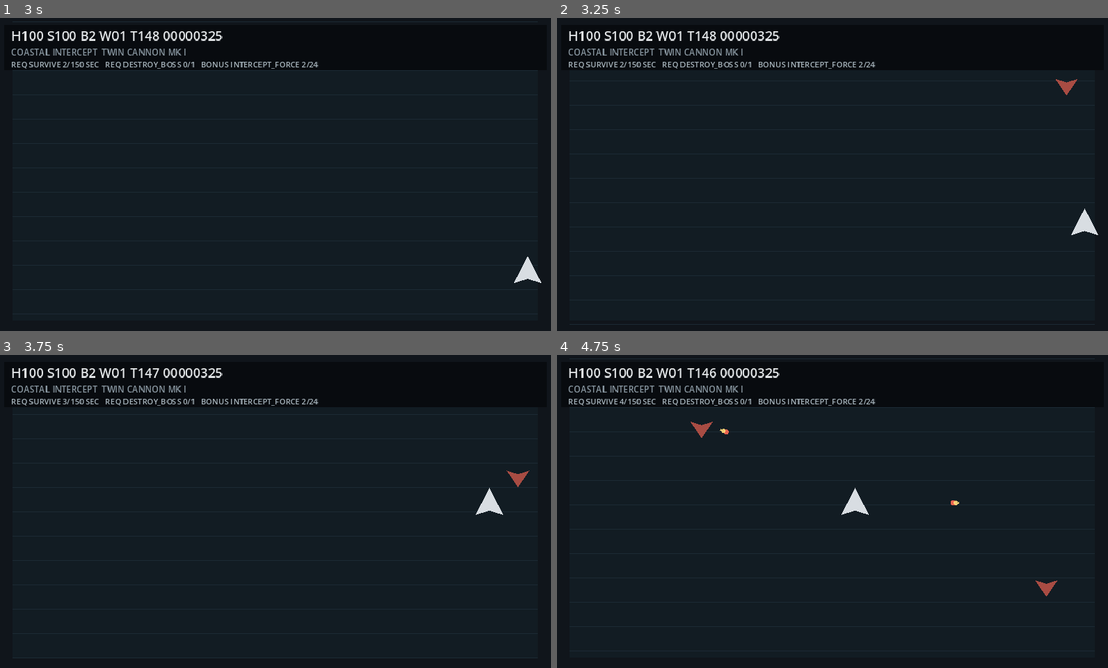
Above: before the commit, frames 1-4 (two rows, left to right).
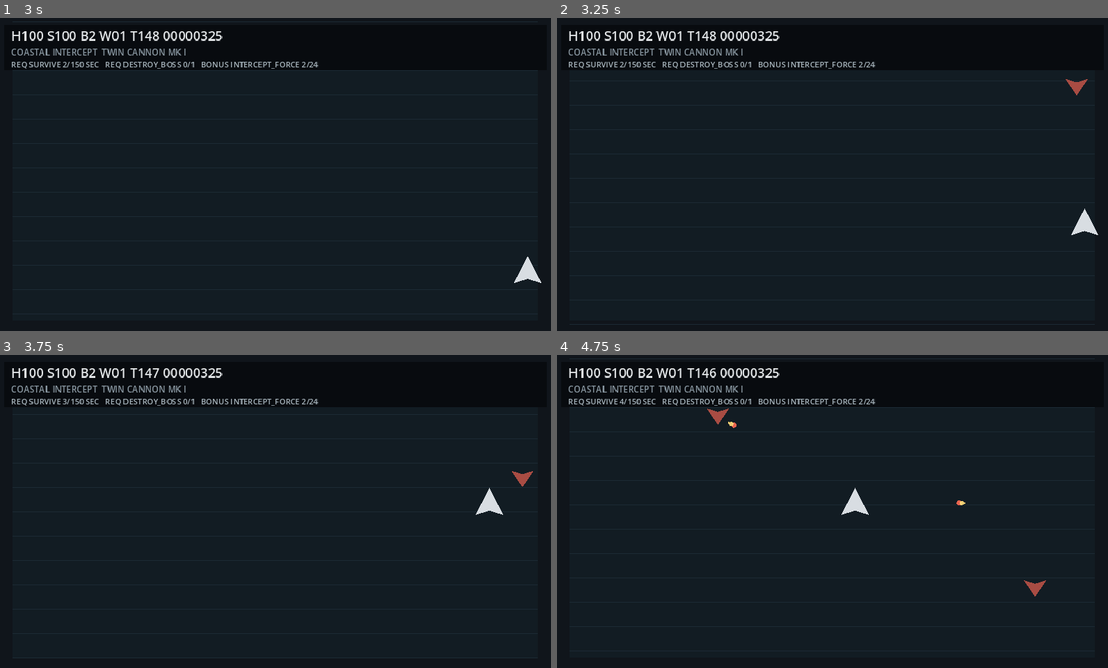
Above: after the commit, the same moments.

Repository: EVAVO-STUDIO/godot-462-strike-wing-94
Game: Godot game, scene res://scenes/main.tscn
The game is run twice, just before and just after one commit, with the same random seed, the same clock (stepped at 60 frames per second) and the same inputs.
Inputs:
- Up to frame 1 (3 s): tap Enter (confirm) at 0.5, 0.6 s; hold D (move_right) 0.53-1.28 s; hold S (move_down) 1.28-2.03 s; tap Space (fire_primary) at 1.35 s; hold D (move_right) 2.03-2.78 s; tap X (fire_secondary) at 2.1 s; hold W (move_up) from 2.78 s (still down); tap H (service_hull) at 2.85 s
- Up to frame 2 (3.25 s): keep holding W (move_up)
- Up to frame 3 (3.75 s): release W (move_up) at 3.53 s; hold A (move_left) from 3.53 s (still down); tap J (service_shield) at 3.6 s
- Up to frame 4 (4.75 s): keep holding A (move_left); tap Enter (confirm) at 4.35 s

Frame 1 is identical in both runs. In frame 2, 0.1% of the frame differs, in the area x 90-97%, y 19-25%; in frame 3, less than 0.1%; in frame 4, 0.4%, in the area x 24-91%, y 17-78%.
Error in both runs: Invalid call to function 'permanent_index (via call)' in base 'Node (weapon_pickup_director.gd)'. Expected 1 arguments. (res://scripts/campaign_save.gd:70)

Commit message:
refactor: own authored enemy movement in main

Diff:
--- a/scripts/main.gd
+++ b/scripts/main.gd
@@ -8,6 +8,7 @@
 const RunSeedRules = preload("res://scripts/run_seed_rules.gd")
 const MissionStateRules = preload("res://scripts/mission_state_rules.gd")
 const MissionFlowRules = preload("res://scripts/mission_flow_rules.gd")
+const MovementPatternRules = preload("res://scripts/movement_pattern_rules.gd")
 const BombRules = preload("res://scripts/bomb_rules.gd")
 const PLAYER_SPEED := 220.0
 const PLAYFIELD := Rect2(18.0, 52.0, 604.0, 296.0)
@@ -294,16 +295,28 @@
 		enemy["fire_timer"] = float(enemy["fire_timer"]) - delta
 		var position: Vector2 = enemy["position"]
 		var is_boss := bool(enemy.get("boss", false))
-		if is_boss and position.y < 105.0: position.y += float(enemy["speed"]) * delta
-		elif not is_boss: position.y += float(enemy["speed"]) * delta
-		position.x += sin(float(enemy["age"]) * float(enemy["turn_rate"]) + float(enemy["phase"])) * float(enemy["drift"]) * delta
-		position.x = clampf(position.x, PLAYFIELD.position.x + 18, PLAYFIELD.end.x - 18)
+		if is_boss:
+			if position.y < 105.0:
+				position.y += float(enemy["speed"]) * delta
+			position.x += sin(float(enemy["age"]) * float(enemy["turn_rate"]) + float(enemy["phase"])) * float(enemy["drift"]) * delta
+			position.x = clampf(position.x, PLAYFIELD.position.x + 18.0, PLAYFIELD.end.x - 18.0)
+		else:
+			position.y += float(enemy["speed"]) * delta
+			var pattern := str(enemy.get("pattern", "sine_dive"))
+			var anchor_x := float(enemy.get("pattern_anchor_x", position.x))
+			enemy["pattern_anchor_x"] = anchor_x
+			if pattern in MovementPatternRules.supported_patterns():
+				position = MovementPatternRules.adjusted_position(pattern, position, player_position, float(enemy["age"]), delta, anchor_x)
+			else:
+				position.x += sin(float(enemy["age"]) * float(enemy["turn_rate"]) + float(enemy["phase"])) * float(enemy["drift"]) * delta
+			position = MovementPatternRules.clamp_x(position, PLAYFIELD.position.x + 18.0, PLAYFIELD.end.x - 18.0)
 		enemy["position"] = position
 		if float(enemy["fire_timer"]) <= 0.0 and position.y > PLAYFIELD.position.y:
 			_fire_enemy_weapon(enemy)
 			enemy["fire_timer"] = ProjectileRules.enemy_fire_interval(str(enemy.get("weapon","single_burst")), wave)
 		enemies[i] = enemy
-		if not is_boss and position.y > PLAYFIELD.end.y + 22: enemies.remove_at(i)
+		if not is_boss and position.y > PLAYFIELD.end.y + 22:
+			enemies.remove_at(i)
 
 func _make_enemy_shot(origin: Vector2, velocity: Vector2, damage: int, homing := false) -> Dictionary:
 	var shot := {"position":origin,"velocity":velocity,"damage":damage}
@@ -400,7 +413,23 @@
 	var x := PLAYFIELD.get_center().x if is_boss else mission_rng.randf_range(PLAYFIELD.position.x + 24, PLAYFIELD.end.x - 24)
 	var speed_bias := 0.0 if enemy_class == "ground" else (10.0 if enemy_class == "air" else -8.0)
 	var drift := 28.0 if is_boss else (10.0 if enemy_class == "ground" else mission_rng.randf_range(16,38))
-	enemies.append({"id":str(archetype.get("id","bogey")),"category":enemy_class,"position":Vector2(x,PLAYFIELD.position.y-18),"speed":float(archetype.get("speed",72))+speed_bias+(0.0 if is_boss else float(wave)*4.0),"drift":drift,"turn_rate":0.75 if is_boss else mission_rng.randf_range(1.1,2.4),"phase":mission_rng.randf_range(0,TAU),"age":0.0,"hp":hp,"value":CombatRules.destroy_value(int(archetype.get("value",100)),wave),"weapon":str(archetype.get("weapon","single_burst")),"fire_timer":mission_rng.randf_range(0.5,1.6),"boss":is_boss})
+	enemies.append({
+		"id":str(archetype.get("id","bogey")),
+		"category":enemy_class,
+		"position":Vector2(x,PLAYFIELD.position.y-18),
+		"speed":float(archetype.get("speed",72))+speed_bias+(0.0 if is_boss else float(wave)*4.0),
+		"drift":drift,
+		"turn_rate":0.75 if is_boss else mission_rng.randf_range(1.1,2.4),
+		"phase":mission_rng.randf_range(0,TAU),
+		"age":0.0,
+		"hp":hp,
+		"value":CombatRules.destroy_value(int(archetype.get("value",100)),wave),
+		"weapon":str(archetype.get("weapon","single_burst")),
+		"pattern":str(archetype.get("pattern","sine_dive")),
+		"pattern_anchor_x":x,
+		"fire_timer":mission_rng.randf_range(0.5,1.6),
+		"boss":is_boss
+	})
 
 func _try_spawn_boss() -> void:
 	if boss_spawned or current_boss_id == "" or mission_time < mission_duration * 0.72: return
